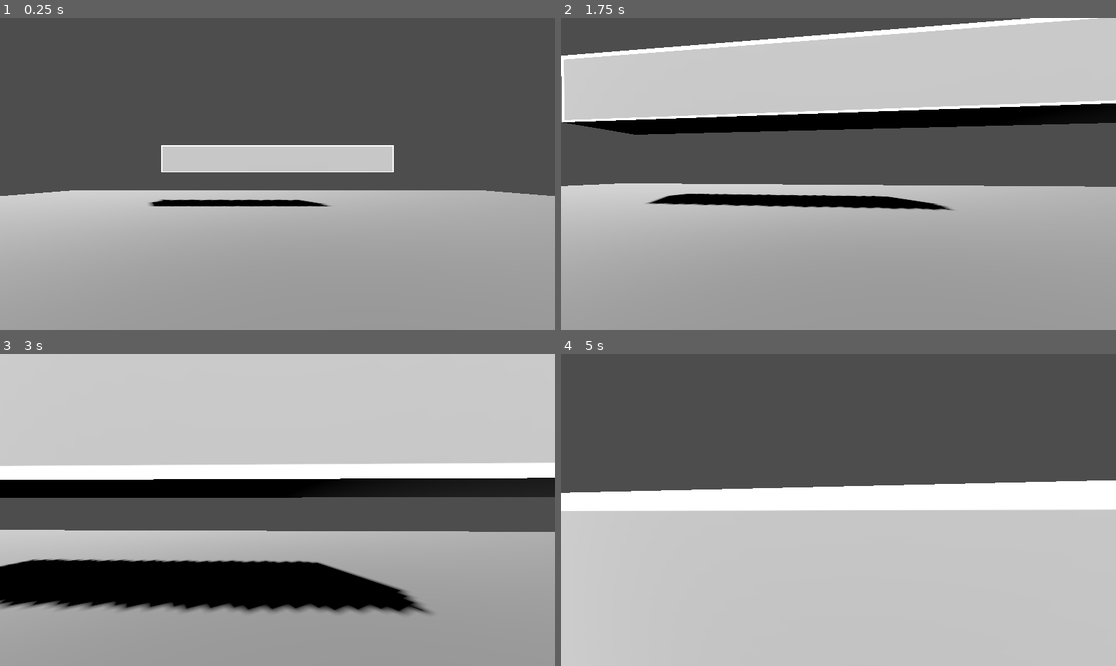
Above: before the commit, frames 1-4 (two rows, left to right).
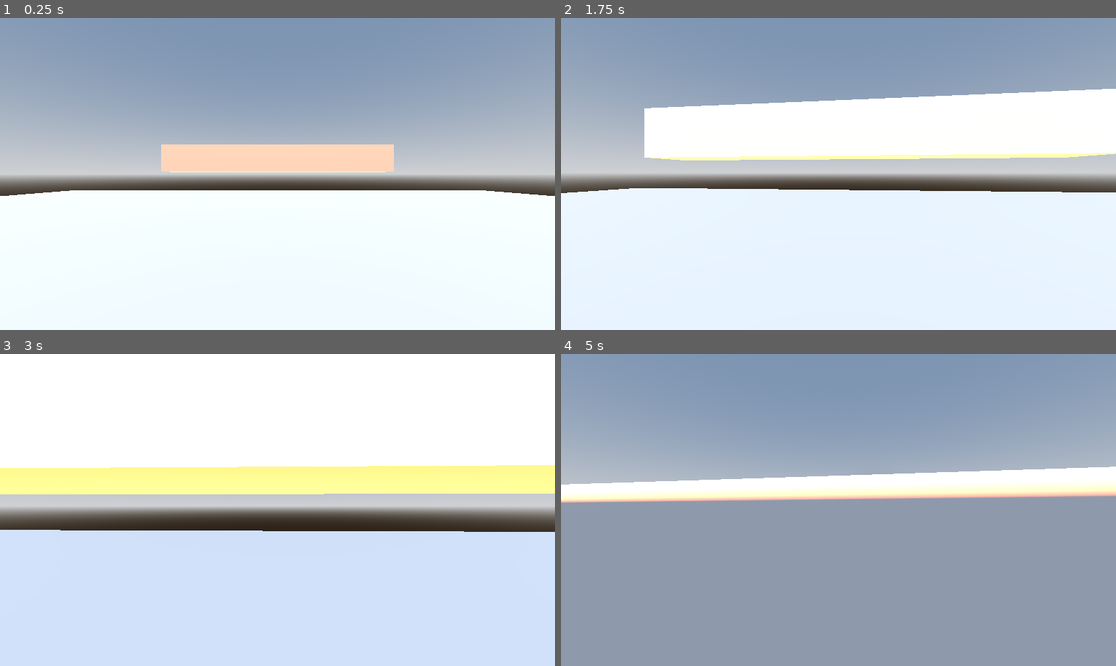
Above: after the commit, the same moments.

Repository: corkranspPA/APCSA-PostTerm2026
Game: Godot game, scene res://main.tscn
Two runs of this game, one before a commit and one after it. Both use one fixed random seed, a clock stepped at 60 frames per second and the inputs below.
Inputs (mouse positions are in pixels of both pictures, inside the frame that each line leads up to):
- Up to frame 1 (0.25 s): no input
- Up to frame 2 (1.75 s): move the mouse to (866, 174) at 0.52 s; hold W (move_forward) from 0.53 s (still down); tap C (crouch) at 0.6, 1.55 s; tap Space (jump) at 0.77, 1.52 s; tap Shift (sprint) at 0.8, 1.35 s; move the mouse to (810, 174) at 1.27 s
- Up to frame 3 (3 s): keep holding W (move_forward); move the mouse to (288, 503) at 2.02 s; tap C (crouch) at 2.1 s; tap Shift (sprint) at 2.3, 2.85 s; move the mouse to (271, 516) at 2.77 s
- Up to frame 4 (5 s): keep holding W (move_forward); tap Space (jump) at 3.02, 3.77, 4.52 s; tap C (crouch) at 3.05, 3.6, 4.55 s; move the mouse to (877, 513) at 3.52 s; tap Shift (sprint) at 3.8, 4.35 s; move the mouse to (794, 506) at 4.27 s

The runs differ from the first frame. In frame 1, 98% of the frame differs, in the area x 0-100%, y 0-100%; in frame 2, 98%; in frame 3, 98%; in frame 4, 99%.

Commit message:
Light plus sky and needs work but late and tired work on for 6 hours

Diff:
--- /dev/null
+++ b/day_night_cycle.gd
@@ -0,0 +1,182 @@
+extends Node3D
+
+# -------------------------
+# REFERENCES
+# -------------------------
+@export var sun: DirectionalLight3D
+@export var moon: DirectionalLight3D
+@export var world_env: WorldEnvironment
+@export var stars: GPUParticles3D
+@export var moon_halo: MeshInstance3D
+
+# -------------------------
+# SETTINGS
+# -------------------------
+@export var cycle_speed: float = 60.0
+
+var time: float = 0.0
+var sky_rotation_offset: float = 0.0
+
+
+# -------------------------
+# START CHECK
+# -------------------------
+func _ready() -> void:
+	print("Day/Night system loaded")
+
+	# DEBUG CHECK (VERY IMPORTANT)
+	if sun == null:
+		print("❌ Sun is NOT assigned in Inspector")
+	if moon == null:
+		print("❌ Moon is NOT assigned in Inspector")
+
+
+# -------------------------
+# LOOP
+# -------------------------
+func _process(delta: float) -> void:
+	time += delta / cycle_speed
+	if time > 1.0:
+		time -= 1.0
+
+	update_sun_and_moon()
+
+
+# -------------------------
+# ☀️ SUN + 🌙 MOON (FORCED WORKING VERSION)
+# -------------------------
+func update_sun_and_moon() -> void:
+	if sun == null or moon == null:
+		return
+
+	var angle: float = (time * TAU) - PI * 0.5
+	var height: float = sin(angle)
+
+	var day_factor: float = clamp(height, 0.0, 1.0)
+	var night_factor: float = clamp(-height, 0.0, 1.0)
+
+	# ---------------- SUN (FORCED VISIBILITY) ----------------
+	sun.visible = true
+	sun.light_energy = 2.5
+
+	sun.rotation_degrees.x = rad_to_deg(-angle)
+
+	sun.light_color = Color(1.0, 0.45, 0.15).lerp(
+		Color(1.0, 1.0, 1.0),
+		day_factor
+	)
+
+	# ---------------- MOON (FORCED VISIBILITY) ----------------
+	moon.visible = true
+	moon.light_energy = 1.2 * night_factor
+
+	moon.rotation_degrees.x = rad_to_deg(-angle + PI)
+
+	moon.light_color = Color(0.6, 0.7, 1.0)
+
+
+	# ---------------- SKY SYNC ----------------
+	sky_rotation_offset = angle
+
+	update_night_darkness(height)
+	update_stars(height)
+	update_moon_halo(height)
+	update_sky_colors(height)
+	update_sky_rotation()
+
+
+# -------------------------
+# 🌑 NIGHT DARKNESS (SAFE)
+# -------------------------
+func update_night_darkness(height: float) -> void:
+	if world_env == null:
+		return
+
+	var env: Environment = world_env.environment
+	if env == null:
+		return
+
+	var night_factor: float = clamp(-height, 0.0, 1.0)
+
+	env.ambient_light_energy = lerp(0.6, 0.0, night_factor)
+	env.sky_contribution = 0.0
+
+	env.background_mode = Environment.BG_COLOR
+	env.background_color = Color(0.0, 0.0, 0.0)
+
+
+# -------------------------
+# 🌌 STARS (SAFE)
+# -------------------------
+func update_stars(height: float) -> void:
+	if stars == null:
+		return
+
+	var is_night: bool = height < 0.0
+
+	stars.emitting = is_night
+	stars.visible = is_night
+
+
+# -------------------------
+# 🌙 MOON HALO (SAFE)
+# -------------------------
+func update_moon_halo(height: float) -> void:
+	if moon_halo == null:
+		return
+
+	var night_factor: float = clamp(-height, 0.0, 1.0)
+
+	moon_halo.visible = night_factor > 0.2
+	moon_halo.scale = Vector3.ONE * lerp(1.0, 2.5, night_factor)
+
+
+# -------------------------
+# 🌅 SKY COLORS
+# -------------------------
+func update_sky_colors(height: float) -> void:
+	if world_env == null:
+		return
+
+	var env: Environment = world_env.environment
+	if env == null or env.sky == null:
+		return
+
+	var material := env.sky.sky_material
+	if material == null:
+		return
+
+	if material is ProceduralSkyMaterial:
+		var mat := material as ProceduralSkyMaterial
+
+		var t: float = clamp(height * 0.5 + 0.5, 0.0, 1.0)
+
+		mat.sky_horizon_color = Color(1.0, 0.25, 0.1).lerp(
+			Color(0.6, 0.8, 1.0),
+			t
+		)
+
+		mat.sky_top_color = Color(0.02, 0.02, 0.15).lerp(
+			Color(0.35, 0.6, 1.0),
+			t
+		)
+
+
+# -------------------------
+# 🌍 SKY ROTATION (SAFE)
+# -------------------------
+func update_sky_rotation() -> void:
+	if world_env == null:
+		return
+
+	var env: Environment = world_env.environment
+	if env == null or env.sky == null:
+		return
+
+	var material := env.sky.sky_material
+	if material == null:
+		return
+
+	if material is ProceduralSkyMaterial:
+		var mat := material as ProceduralSkyMaterial
+		mat.sun_angle_max = sky_rotation_offset
--- a/main.tscn
+++ b/main.tscn
@@ -1,6 +1,17 @@
 [gd_scene format=3 uid="uid://cqow47bch5ocs"]
 
 [ext_resource type="Script" uid="uid://b0gd8hrqpvtbb" path="res://player.gd" id="1_ig7tw"]
+[ext_resource type="Script" uid="uid://datjo4mngacbo" path="res://day_night_cycle.gd" id="2_0xm2m"]
+
+[sub_resource type="ProceduralSkyMaterial" id="ProceduralSkyMaterial_0xm2m"]
+
+[sub_resource type="Sky" id="Sky_h2yge"]
+sky_material = SubResource("ProceduralSkyMaterial_0xm2m")
+
+[sub_resource type="Environment" id="Environment_1bvp3"]
+background_mode = 2
+sky = SubResource("Sky_h2yge")
+tonemap_mode = 3
 
 [sub_resource type="StandardMaterial3D" id="StandardMaterial3D_ig7tw"]
 
@@ -8,6 +19,9 @@
 
 [sub_resource type="PlaneMesh" id="PlaneMesh_7dm0k"]
 size = Vector2(40, 40)
+
+[sub_resource type="StandardMaterial3D" id="StandardMaterial3D_0xm2m"]
+albedo_color = Color(0.19076231, 0.19076234, 0.19076231, 1)
 
 [sub_resource type="BoxShape3D" id="BoxShape3D_ig7tw"]
 size = Vector3(40, 0.1, 40)
@@ -23,18 +37,33 @@
 [sub_resource type="BoxShape3D" id="BoxShape3D_0xm2m"]
 size = Vector3(0.9897461, 1, 1)
 
+[sub_resource type="StandardMaterial3D" id="StandardMaterial3D_1bvp3"]
+
 [node name="Node3D" type="Node3D" unique_id=1205225603]
 
-[node name="WorldEnvironment" type="WorldEnvironment" parent="." unique_id=143563575]
+[node name="DayNightCycle" type="Node3D" parent="." unique_id=1911056165 node_paths=PackedStringArray("sun", "moon")]
+script = ExtResource("2_0xm2m")
+sun = NodePath("../sun")
+moon = NodePath("../moon")
+cycle_speed = 20.0
 
-[node name="DirectionalLight3D" type="DirectionalLight3D" parent="." unique_id=1345094640]
+[node name="sun" type="DirectionalLight3D" parent="." unique_id=1230024567]
+light_energy = 2.0
 shadow_enabled = true
 
+[node name="moon" type="DirectionalLight3D" parent="." unique_id=1546154781]
+light_color = Color(0.8909941, 0.99999994, 0.9981051, 1)
+light_energy = 0.8
+
+[node name="WorldEnvironment" type="WorldEnvironment" parent="." unique_id=143563575]
+environment = SubResource("Environment_1bvp3")
+
 [node name="Ground" type="MeshInstance3D" parent="." unique_id=1511768674]
-transform = Transform3D(1, 0, 0, 0, 1, 0, 0, 0, 1, 0.0075335503, 0.02169919, 0.022922158)
+transform = Transform3D(1, 0, 0, 0, 1, 0, 0, 0, 1, 0.022609234, -0.0004146099, 0.019275308)
 material_override = SubResource("StandardMaterial3D_ig7tw")
 material_overlay = SubResource("ShaderMaterial_0xm2m")
 mesh = SubResource("PlaneMesh_7dm0k")
+surface_material_override/0 = SubResource("StandardMaterial3D_0xm2m")
 
 [node name="StaticBody3D" type="StaticBody3D" parent="Ground" unique_id=964121023]
 
@@ -55,15 +84,6 @@
 [node name="Camera3D" type="Camera3D" parent="Player/Head" unique_id=1413065017]
 current = true
 
-[node name="sun" type="DirectionalLight3D" parent="." unique_id=422222544]
-transform = Transform3D(0.8222533, -0.24395478, 0.51418436, 7.28882e-09, 0.90346986, 0.4286513, -0.5691216, -0.35245994, 0.7428812, 0.20638585, 26.892277, 27.424915)
-light_energy = 0.653
-light_indirect_energy = 1.96
-light_volumetric_fog_energy = 3.376
-light_angular_distance = 4.01
-light_specular = 1.713
-shadow_enabled = true
-
 [node name="wall" type="MeshInstance3D" parent="." unique_id=1433370057]
 transform = Transform3D(8.517738, 0, 0, 0, 1, 0, 0, 0, 1, 0, 2.1822028, 6.987879)
 material_override = SubResource("StandardMaterial3D_h2yge")
@@ -77,24 +97,12 @@
 shape = SubResource("BoxShape3D_0xm2m")
 debug_color = Color(0.99595994, 0.9918212, 0.9971054, 1)
 
-[node name="lightMakeObjectVis" type="DirectionalLight3D" parent="." unique_id=1863287790]
-transform = Transform3D(-0.94574565, -4.1135095e-10, 0.32490793, -0.32264185, 0.11790138, -0.9391494, -0.03830709, -0.99302554, -0.11150471, 0, 18.405357, -15.2402725)
-light_energy = 0.1
-light_indirect_energy = 3.485
-light_volumetric_fog_energy = 3.24
-light_negative = true
-light_specular = 1.75
-
-[node name="DirectionalLight3D2" type="DirectionalLight3D" parent="." unique_id=1734477687]
-transform = Transform3D(0.99921554, 0.03273302, 0.02228873, 0.021402905, 0.027167032, -0.99940175, -0.03331896, 0.9990948, 0.02644514, 0, 24.979078, 0)
-light_color = Color(0.19434929, 0.19434926, 0.19434926, 1)
-light_energy = 2.822
-
 [node name="wall2" type="MeshInstance3D" parent="." unique_id=2127589073]
 transform = Transform3D(8.517738, 0, 0, 0, 1, 0, 0, 0, 1, 0, 2.1822028, -7.923192)
 material_override = SubResource("StandardMaterial3D_h2yge")
 material_overlay = SubResource("ShaderMaterial_1bvp3")
 mesh = SubResource("BoxMesh_ig7tw")
+surface_material_override/0 = SubResource("StandardMaterial3D_1bvp3")
 
 [node name="StaticBody3D" type="StaticBody3D" parent="wall2" unique_id=1714799236]
 
--- a/player.gd
+++ b/player.gd
@@ -29,6 +29,21 @@
 var headspace_check_distance := 0.6
 
 
+# -------------------------
+# HEAD BOB
+# -------------------------
+var bob_time := 0.0
+var base_camera_pos := Vector3.ZERO
+
+@export var walk_bob_speed := 8.0
+@export var sprint_bob_speed := 13.0
+@export var crouch_bob_speed := 5.0
+
+@export var walk_bob_amount := 0.09
+@export var sprint_bob_amount := 0.16
+@export var crouch_bob_amount := 0.03
+
+
 func _ready() -> void:
 	Input.set_mouse_mode(Input.MOUSE_MODE_CAPTURED)
 
@@ -41,6 +56,8 @@
 	stand_cam_y = camera.position.y
 	crouch_cam_y = stand_cam_y - 0.8
 
+	base_camera_pos = camera.position
+
 
 func _unhandled_input(event: InputEvent) -> void:
 	if event is InputEventMouseMotion:
@@ -70,7 +87,7 @@
 	if not is_crouching and not can_stand_up():
 		is_crouching = true
 
-	# landing hook (optional)
+	# landing hook
 	if not was_on_floor and is_on_floor():
 		pass
 
@@ -95,14 +112,17 @@
 	var direction := (transform.basis * Vector3(input_dir.x, 0, input_dir.y)).normalized()
 
 	# -------------------------
-	# SPEED LOGIC (NOW SUPPORTS CROUCH + SPRINT TOGETHER)
+	# SPEED LOGIC (SPRINT + CROUCH COMBO)
 	# -------------------------
 	var current_speed = speed
 
 	if is_crouching:
 		current_speed = crouch_speed
-		if is_sprinting:
-			current_speed += 2.0  # sprint boost while crouched
+
+		# sprint still works while crouched (boost)
+		if is_sprinting and is_on_floor():
+			current_speed += 2.5
+
 	elif is_sprinting and is_on_floor():
 		current_speed = sprint_speed
 
@@ -116,6 +136,11 @@
 
 	move_and_slide()
 
+	# -------------------------
+	# HEAD BOB
+	# -------------------------
+	apply_headbob(delta)
+
 
 # -------------------------
 # CEILING CHECK
@@ -134,7 +159,7 @@
 
 
 # -------------------------
-# CROUCH SYSTEM (SMOOTH)
+# CROUCH SYSTEM
 # -------------------------
 func handle_crouch(delta: float) -> void:
 	var shape = collision.shape as CapsuleShape3D
@@ -148,3 +173,40 @@
 	shape.height = lerp(shape.height, target_height, crouch_lerp_speed * delta)
 	collision.position.y = lerp(collision.position.y, target_collision_y, crouch_lerp_speed * delta)
 	camera.position.y = lerp(camera.position.y, target_cam_y, crouch_lerp_speed * delta)
+
+
+# -------------------------
+# HEAD BOB SYSTEM (SPRINT + CROUCH COMBO)
+# -------------------------
+func apply_headbob(delta: float) -> void:
+	var is_moving := is_on_floor() and velocity.length() > 0.1
+
+	if not is_moving:
+		bob_time = 0.0
+		camera.position = camera.position.lerp(base_camera_pos, 10.0 * delta)
+		return
+
+	var speed := walk_bob_speed
+	var amount := walk_bob_amount
+
+	if is_crouching:
+		speed = crouch_bob_speed
+		amount = crouch_bob_amount
+	elif is_sprinting:
+		speed = sprint_bob_speed
+		amount = sprint_bob_amount
+
+	# 🔥 combo boost: crouch + sprint = stronger motion
+	if is_crouching and is_sprinting:
+		speed *= 1.2
+		amount *= 1.6
+
+	bob_time += delta * speed
+
+	var bob_offset := Vector3(
+		sin(bob_time * 2.5) * amount * 0.4,
+		sin(bob_time * 1.2) * amount * 1.8,
+		0
+	)
+
+	camera.position = camera.position.lerp(base_camera_pos + bob_offset, 12.0 * delta)
Not shown, added: day_night_cycle.gd.uid
Not shown, added: .DS_Store
